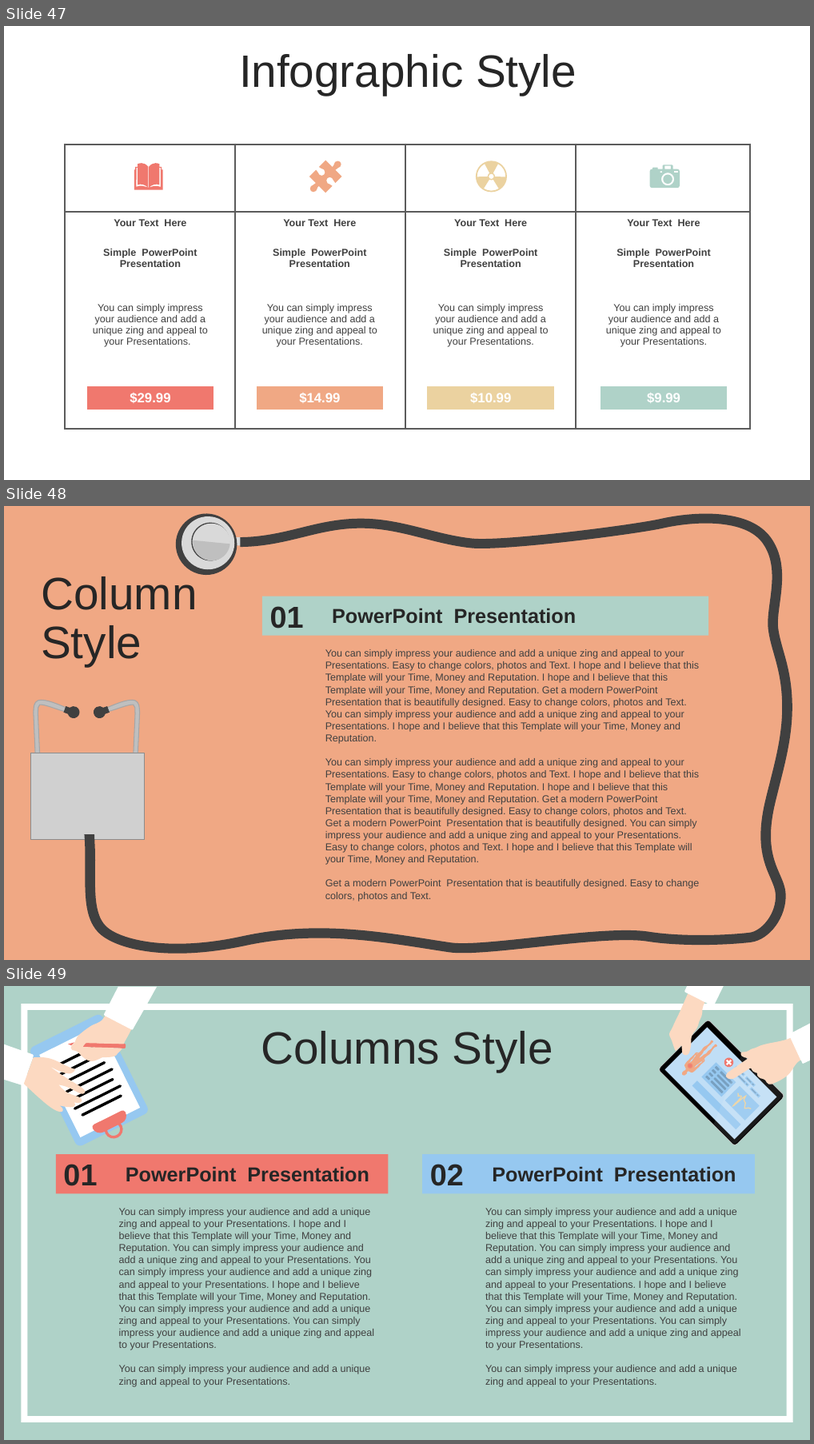
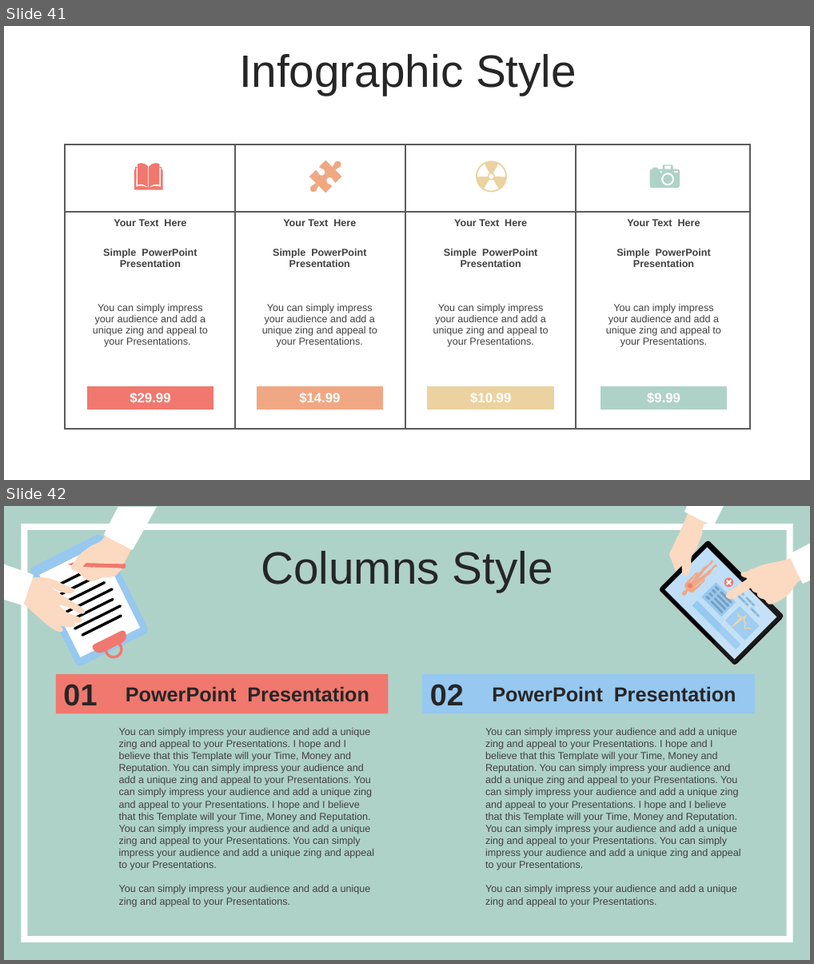
Before and after one commit to woorain20/2022-rainy, a slide deck: 이력서 참조/C# 병원관리 프로젝트.pptx. Shown one above the other, each under a label of ours: slides 47, 48 and 49 before the commit, slides 41 and 42 after it. The pictures are 814x1444 and 814x964 pixels, drawn with LibreOffice and Linux fonts; fonts in the diff are those of the drawing; grey boxes stand for pictures. Boxes give left, top, right and bottom in pixels: in the first picture for what was removed or moved away, otherwise in the second. Text is boxed around its words. In the diff, an @@ line names an element or a change of style, - is before the commit and + after.

```diff
--- a/이력서 참조/C# 병원관리 프로젝트.pptx
+++ b/이력서 참조/C# 병원관리 프로젝트.pptx
@@ slide 48 removed at box(4, 506, 810, 960), background #F0A884 @@
@@ freeform shape removed at box(85, 514, 793, 953) @@
@@ group removed at box(173, 511, 252, 578): 3 ellipses, 2 chord (boxed as its full ellipse)s, 1 rectangle @@
@@ text removed at box(41, 576, 197, 666) @@
-Column
-Style
@@ rectangle removed at box(262, 596, 709, 636) @@
@@ text removed at box(270, 606, 304, 628) @@
-01
@@ text removed at box(332, 608, 577, 623) @@
-PowerPoint Presentation
@@ text removed at box(326, 649, 700, 901) @@
-You can simply impress your audience and add a unique zing and appeal to your Presentations. Easy to change colors, photos and Text. I hope and I believe that this Template will your Time, Money and Reputation. I hope and I believe that this Template will your Time, Money and Reputation. Get a modern PowerPoint Presentation that is beautifully designed. Easy to change colors, photos and Text. You can simply impress your audience and add a unique zing and appeal to your Presentations. I hope and I believe that this Template will your Time, Money and Reputation.
-You can simply impress your audience and add a unique zing and appeal to your Presentations. Easy to change colors, photos and Text. I hope and I believe that this Template will your Time, Money and Reputation. I hope and I believe that this Template will your Time, Money and Reputation. Get a modern PowerPoint Presentation that is beautifully designed. Easy to change colors, photos and Text. Get a modern PowerPoint Presentation that is beautifully designed. You can simply impress your audience and add a unique zing and appeal to your Presentations. Easy to change colors, photos and Text. I hope and I believe that this Template will your Time, Money and Reputation.
-Get a modern PowerPoint Presentation that is beautifully designed. Easy to change colors, photos and Text.
@@ group removed at box(30, 699, 144, 840): 4 freeform shapes, 1 picture @@
@@ what was slide 47 is now slide 41 @@
@@ what was slide 49 is now slide 42 @@
```
Also in this commit, not shown: 12 slides changed, 6 slides added, 13 other slides removed.
